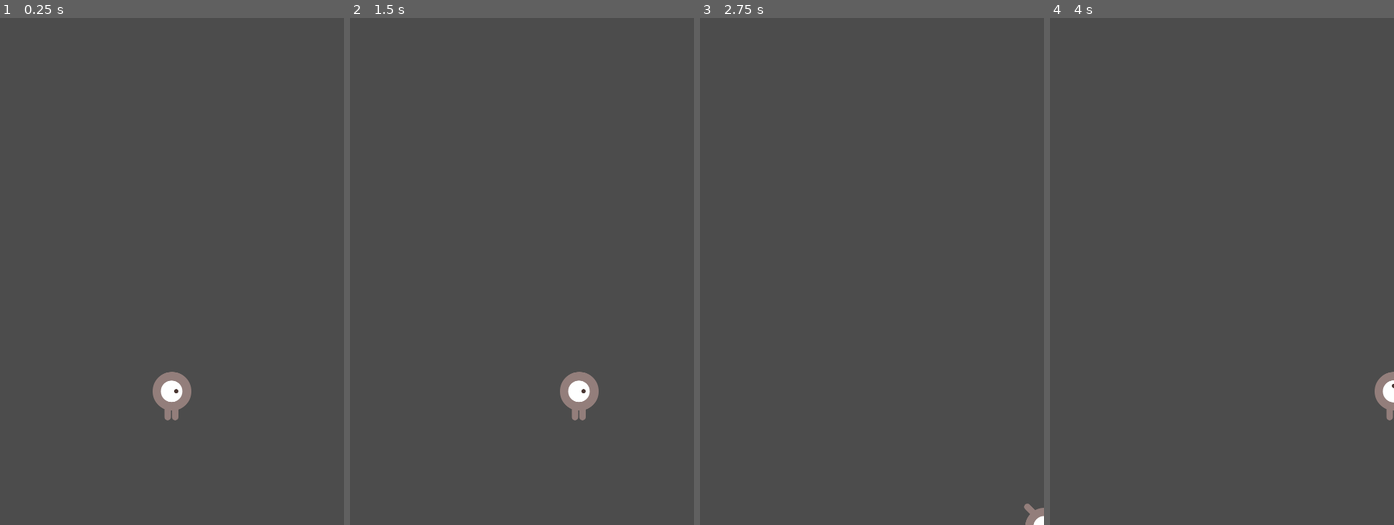
Above: before the commit, frames 1-4 (left to right).
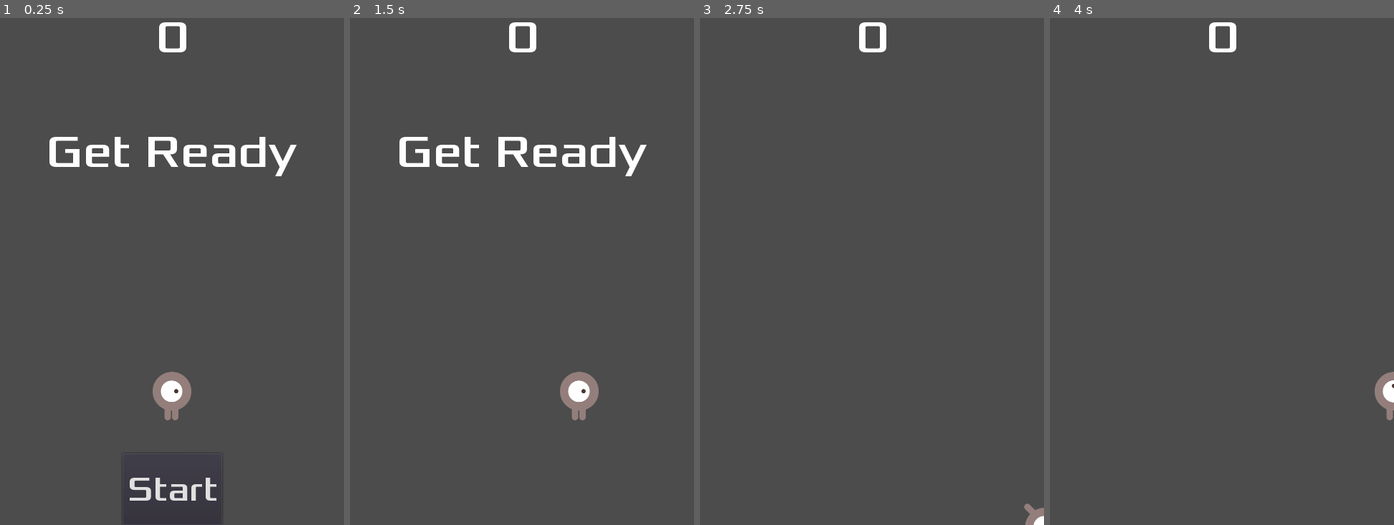
Above: after the commit, the same moments.

Repository: fazebenjamin1/DodgeTheCreeps
Game: Godot game, scene res://Main.tscn
Two runs of this game, one before a commit and one after it. Both use one fixed random seed, a clock stepped at 60 frames per second and the inputs below.
Inputs (mouse positions are in pixels of both pictures, inside the frame that each line leads up to):
- Up to frame 1 (0.25 s): no input
- Up to frame 2 (1.5 s): click (522, 489) at 0.5 s, where only the run after the commit has a clickable "Start"; tap Enter at 1.25 s; hold Right (move_right) from 1.28 s (still down)
- Up to frame 3 (2.75 s): release Right (move_right) at 2.03 s; hold Down (move_down) from 2.03 s (still down)
- Up to frame 4 (4 s): release Down (move_down) at 2.78 s; hold Right (move_right) 2.78-3.53 s; tap Space at 3.5 s; hold Up (move_up) from 3.53 s (still down)

The runs differ from the first frame. In frame 1, 2.6% of the frame differs, in the area x 14-87%, y 0-100%; in frame 2, 2.0%; in frame 3, 0.3%; in frame 4, 0.3%.

Commit message:
Joc Jugable V1

Diff:
--- /dev/null
+++ b/HUD.gd
@@ -0,0 +1,34 @@
+extends CanvasLayer
+signal start_game
+
+func show_message(text):
+	$Message.text = text
+	$Message.show()
+	$MessageTimer.start()
+
+func show_game_over():
+	show_message("Game Over")
+	# Espereu fins que el MessageTimer hagi acabat de comptar.
+	yield($MessageTimer, "timeout")
+	$Message.text = "Dodge the\nCreeps!"
+	$Message.show()
+	# Feu un temporitzador one-shot i espereu que acabi.
+	yield(get_tree().create_timer(1), "timeout")
+	$StartButton.show()
+
+func update_score(score):
+	$ScoreLabel.text = str(score)
+
+func _on_StartButton_pressed():
+	$StartButton.hide()
+	emit_signal("start_game")
+func _on_MessageTimer_timeout():
+	$Message.hide()
+# Called when the node enters the scene tree for the first time.
+func _ready():
+	pass # Replace with function body.
+
+
+# Called every frame. 'delta' is the elapsed time since the previous frame.
+#func _process(delta):
+#	pass
--- /dev/null
+++ b/HUD.tscn
@@ -0,0 +1,58 @@
+[gd_scene load_steps=6 format=2]
+
+[ext_resource path="res://fonts/Xolonium-Regular.ttf" type="DynamicFontData" id=1]
+[ext_resource path="res://HUD.gd" type="Script" id=2]
+
+[sub_resource type="DynamicFont" id=1]
+size = 64
+font_data = ExtResource( 1 )
+
+[sub_resource type="DynamicFont" id=2]
+size = 64
+font_data = ExtResource( 1 )
+
+[sub_resource type="DynamicFont" id=3]
+size = 48
+font_data = ExtResource( 1 )
+
+[node name="HUD" type="CanvasLayer"]
+script = ExtResource( 2 )
+
+[node name="ScoreLabel" type="Label" parent="."]
+anchor_left = 0.5
+anchor_right = 0.5
+margin_left = -67.5
+margin_right = 67.5
+margin_bottom = 78.0
+custom_fonts/font = SubResource( 1 )
+text = "0"
+align = 1
+
+[node name="Message" type="Label" parent="."]
+anchor_top = 0.5
+anchor_right = 1.0
+anchor_bottom = 0.5
+margin_top = -200.0
+margin_bottom = -100.0
+custom_fonts/font = SubResource( 2 )
+text = "Dodge The
+Creeps"
+align = 1
+
+[node name="StartButton" type="Button" parent="."]
+anchor_left = 0.5
+anchor_top = 1.0
+anchor_right = 0.5
+anchor_bottom = 1.0
+margin_left = -69.5
+margin_top = -100.0
+margin_right = 69.5
+custom_fonts/font = SubResource( 3 )
+text = "Start"
+
+[node name="MessageTimer" type="Timer" parent="."]
+wait_time = 2.0
+one_shot = true
+
+[connection signal="pressed" from="StartButton" to="." method="_on_StartButton_pressed"]
+[connection signal="timeout" from="MessageTimer" to="." method="_on_MessageTimer_timeout"]
--- a/Main.gd
+++ b/Main.gd
@@ -32,3 +32,5 @@
 	score = 0
 	$Player.start($StartPosition.position)
 	$StartTimer.start()
+	$HUD.update_score(score)
+	$HUD.show_message("Get Ready")
--- a/Main.tscn
+++ b/Main.tscn
@@ -1,8 +1,9 @@
-[gd_scene load_steps=5 format=2]
+[gd_scene load_steps=6 format=2]
 
 [ext_resource path="res://Main.gd" type="Script" id=1]
 [ext_resource path="res://Mob.tscn" type="PackedScene" id=2]
 [ext_resource path="res://Player.tscn" type="PackedScene" id=3]
+[ext_resource path="res://HUD.tscn" type="PackedScene" id=4]
 
 [sub_resource type="Curve2D" id=1]
 _data = {
@@ -32,8 +33,11 @@
 
 [node name="Player" parent="." instance=ExtResource( 3 )]
 
+[node name="HUD" parent="." instance=ExtResource( 4 )]
+
 [connection signal="timeout" from="MobTimer" to="." method="_on_MobTimer_timeout"]
 [connection signal="timeout" from="ScoreTimer" to="." method="_on_ScoreTimer_timeout"]
 [connection signal="timeout" from="StartTimer" to="." method="_on_StartTimer_timeout"]
 [connection signal="hit" from="Player" to="." method="game_over"]
 [connection signal="hit" from="Player" to="." method="new_game"]
+[connection signal="start_game" from="HUD" to="." method="new_game"]
--- a/Player.gd
+++ b/Player.gd
@@ -50,6 +50,7 @@
 
 func _on_ScoreTimer_timeout():
 	score += 1
+	$HUD.update_score(score)
 
 func _on_StartTimer_timeout():
 	$MobTimer.start()
